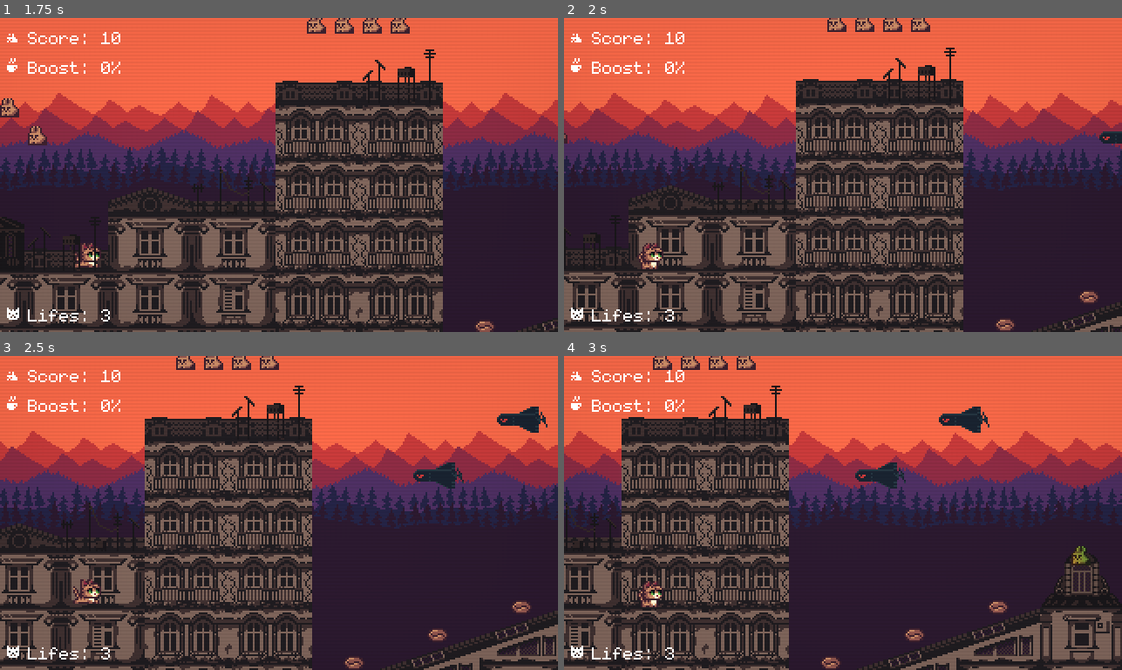
Above: before the commit, frames 1-4 (two rows, left to right).
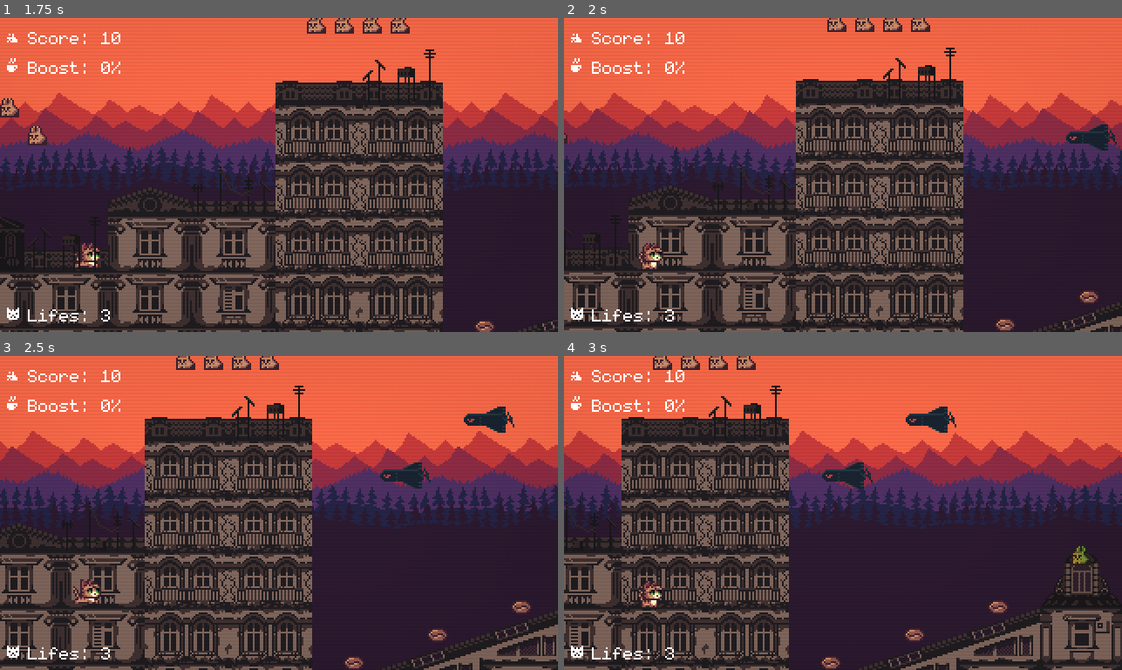
Above: after the commit, the same moments.

Repository: darkgraycat/marcy-runner-gd
Game: Godot game, scene res://autoload/main.tscn
The game is run twice, just before and just after one commit, with the same random seed, the same clock (stepped at 60 frames per second) and the same inputs.
Inputs:
- Up to frame 1 (1.75 s): tap Enter (debug_action) at 0.5 s; hold W (move_right) 0.53-1.28 s; tap Space (jump) at 0.77, 1.52 s; hold Q (move_left) from 1.28 s (still down)
- Up to frame 2 (2 s): keep holding Q (move_left)
- Up to frame 3 (2.5 s): release Q (move_left) at 2.03 s; hold W (move_right) from 2.03 s (still down)
- Up to frame 4 (3 s): keep holding W (move_right)

Frame 1 is identical in both runs. In frame 2, 0.4% of the frame differs, in the area x 90-100%, y 33-43%; in frame 3, 1.4%, in the area x 68-99%, y 16-43%; in frame 4, 1.4%.

Commit message:
: removed old movement_component

Diff:
--- a/components/movement/bonus_speed.component.gd
+++ b/components/movement/bonus_speed.component.gd
@@ -1,7 +1,7 @@
 class_name BonusSpeedComponent extends Component
 
 # variables #-------------------------------------------------------------------
-@export var movement_component: MovementComponent
+#@export var movement_component: MovementComponent
 @export var max_bonus_speed: float = 1000.0
 
 var bonus_speed: float = 0.0: set = set_bonus_speed
@@ -10,14 +10,14 @@
 # builtin #---------------------------------------------------------------------
 func _ready() -> void:
 	await parent.ready
-	parent_target_speed = movement_component.target_speed
+	#parent_target_speed = movement_component.target_speed
 	Utils.log("PARENT TS", parent_target_speed)
 
 # method #----------------------------------------------------------------------
 func set_bonus_speed(new_bonus_speed: float) -> void:
 	bonus_speed = min(new_bonus_speed, max_bonus_speed)
-	movement_component.target_speed = parent_target_speed + bonus_speed
-	Utils.log("SET BS %s, TS %s" % [bonus_speed, movement_component.target_speed])
+	#movement_component.target_speed = parent_target_speed + bonus_speed
+	#Utils.log("SET BS %s, TS %s" % [bonus_speed, movement_component.target_speed])
 
 # callback #--------------------------------------------------------------------
 
--- a/components/movement/movement.component.gd
+++ /dev/null
@@ -1,23 +0,0 @@
-class_name MovementComponent extends Component
-
-# variables #-------------------------------------------------------------------
-@export var direction: float = 0.0
-@export var target_speed: float = 50.0
-@export var acceleration: float = 10.0
-
-# builtin #---------------------------------------------------------------------
-func _physics_process(delta: float) -> void:
-	handle_movement(direction, delta)
-
-# method #----------------------------------------------------------------------
-func handle_movement(new_direction: float, delta: float) -> void:
-	parent.velocity.x = lerp(
-		parent.velocity.x,
-		new_direction * target_speed,
-		1.0 - exp(-acceleration * delta)
-	)
-	parent.move_and_slide()
-
-# method #----------------------------------------------------------------------
-func set_direction(new_direction: float) -> void:
-	direction = new_direction
--- a/scenes/entities/enemy/drone.enemy.tscn
+++ b/scenes/entities/enemy/drone.enemy.tscn
@@ -4,9 +4,9 @@
 [ext_resource type="Texture2D" uid="uid://bhfr557mvmy7c" path="res://assets/sprites/enemies.png" id="1_k12g4"]
 [ext_resource type="Script" uid="uid://bgls2w0utsm1a" path="res://components/status_effect/status_effect.resource.gd" id="2_goa2j"]
 [ext_resource type="Script" uid="uid://dbs3r07tmmat7" path="res://components/status_effect/collection/health_mod.status_effect.gd" id="3_hj7f3"]
-[ext_resource type="Script" uid="uid://blmljr7pkk6pb" path="res://components/movement/movement.component.gd" id="3_y7108"]
 [ext_resource type="Script" uid="uid://bow30cxumeo27" path="res://components/status_effect/collection/knockback.status_effect.gd" id="4_ip72x"]
 [ext_resource type="PackedScene" uid="uid://bnssyl4v6wjh8" path="res://scenes/ui/debug_label.tscn" id="6_5pdap"]
+[ext_resource type="Script" uid="uid://bsxydl4pvw7va" path="res://components/movement.gd" id="7_ip72x"]
 
 [sub_resource type="Resource" id="Resource_3ieed"]
 script = ExtResource("3_hj7f3")
@@ -91,13 +91,12 @@
 hurbox_area_2d = NodePath("Area2D")
 status_effects = Array[ExtResource("2_goa2j")]([SubResource("Resource_3ieed"), SubResource("Resource_xceml")])
 
-[node name="MovementComponent" type="Node" parent="." node_paths=PackedStringArray("parent")]
-script = ExtResource("3_y7108")
+[node name="Movement" type="Node" parent="."]
+script = ExtResource("7_ip72x")
+target_speed = 40.0
+acceleration = 100.0
 direction = -1.0
-target_speed = 40.0
-acceleration = 2.0
-parent = NodePath("..")
-metadata/_custom_type_script = "uid://blmljr7pkk6pb"
+metadata/_custom_type_script = "uid://bsxydl4pvw7va"
 
 [node name="Sprite2D" type="Sprite2D" parent="."]
 position = Vector2(0, -4)
--- a/scenes/entities/enemy/enemy.gd
+++ b/scenes/entities/enemy/enemy.gd
@@ -1,20 +1,24 @@
 class_name Enemy extends CharacterBody2D
 
-# variables #-------------------------------------------------------------------
 @export var collision_shape_2d: CollisionShape2D
 @export var sprite_2d: Sprite2D
 @export var animation_player: AnimationPlayer
 @export var hurbox_area_2d: Area2D
 @export var status_effects: Array[StatusEffectResource] = []
+
+@onready var movement: Movement = $Movement
+
 var is_dying: bool = false
 
-# builtin #---------------------------------------------------------------------
 func _ready() -> void:
 	if !sprite_2d: return push_error(self, "Sprite2D is not defined")
 	if !animation_player: return push_error(self, "AnimationPlayer is not defined")
 	if !hurbox_area_2d: return push_error(self, "HurtBoxArea2D is not defined")
 	hurbox_area_2d.body_entered.connect(_on_hurbox_area_2d_body_entered)
 	animation_player.play("idle")
+
+func _physics_process(delta: float) -> void:
+	if movement: movement.accelerate(-1, delta).move()
 
 # method #----------------------------------------------------------------------
 func die() -> void:
Not shown, removed: components/movement/movement.component.gd.uid
